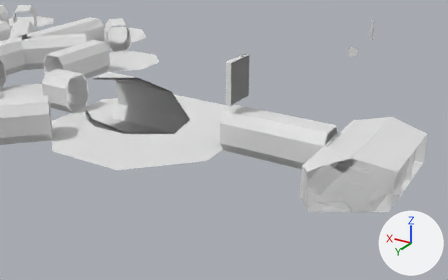
An edit to the Blender file blender_files/shuttle/shuttle V 1.4.blend, drawn before and after from the same camera.
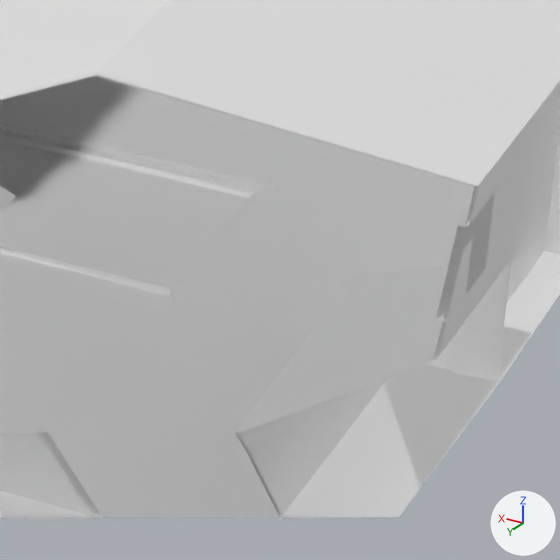
Old and new are each drawn from a camera (50 mm lens) standing at (-66.7, 219.8, 115.9) and looking at (52.7, 20.8, 16.4) and again close up on the part from 76% to 91% of the width and 53% to 78% of the height. Lighting does not change. The marker at lower right points along +X, +Y and +Z. Everything nearer to the camera than a plane just in front of the edit is cut away.
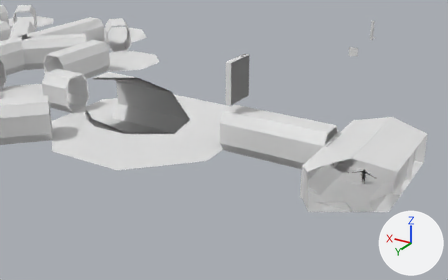
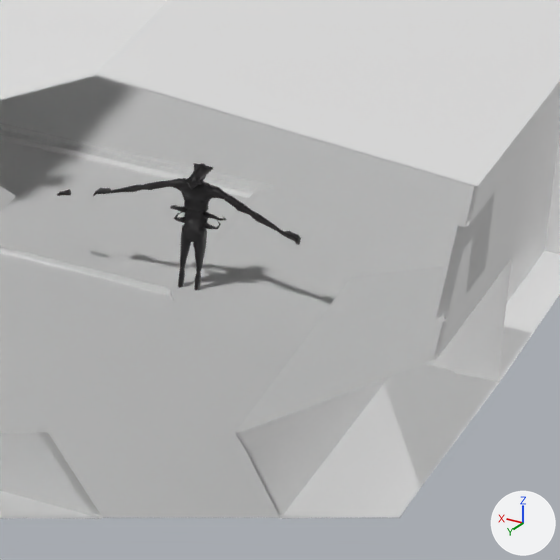
What differs and where, as boxes [x1, y1, x2, y2] in the close-ups (560 x 560 px):
'ChaoticPlague', added (black): after [93, 163, 301, 290]
'ChaoticPlague.001', added: after [57, 163, 301, 288]

The change, as a list of edits to the scene's bpy script:
```text
Add mat_material_011:
    mat_material_011 = principled_material('Material.011')
    mat_material_011.base_color = (0.00788, 0.0067, 0.00784)  # black #161316
Add mat_material_010:
    mat_material_010 = principled_material('Material.010')
    mat_material_010.base_color = (0.00788, 0.0067, 0.00784)  # black #161316
Add me_cube_038:
    me_cube_038.from_pydata(...)  # 1095 vertices, 1083 faces; spans x -5.2..20.7, y -3.3..1.2, z 0.0..12.7
    me_cube_038.materials.append(mat_material_011)  # black #161316
Add me_cube_011:
    me_cube_011.from_pydata(...)  # 718 vertices, 722 faces; spans x -5.17..5.17, y -0.85..1.2, z 0.01..7.64
    me_cube_011.materials.append(mat_material_010)  # black #161316
Add ob_chaoticplague_001:
    ob_chaoticplague_001 = bpy.data.objects.new('ChaoticPlague.001', me_cube_038)
    ob_chaoticplague_001.location = (0.0, 0.0, 0.0)
    ob_chaoticplague_001.scale = (1.0, 1.06, 1.0)
Add ob_chaoticplague:
    ob_chaoticplague = bpy.data.objects.new('ChaoticPlague', me_cube_011)
    ob_chaoticplague.location = (0.0, 0.0, 0.0)
    ob_chaoticplague.scale = (1.0, 1.06, 1.0)
```
